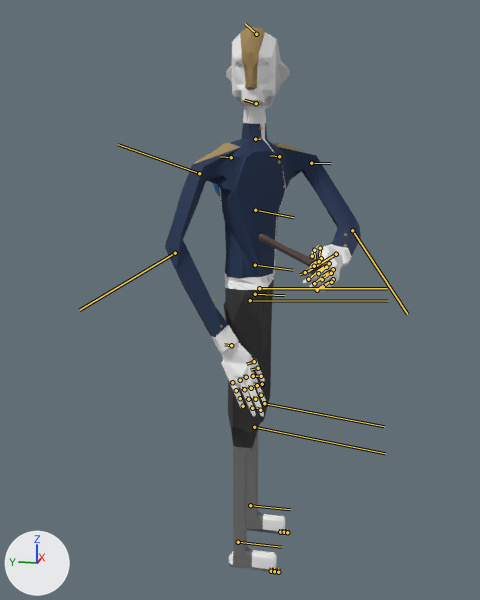
The FBX model Sync/Assets/Characters/Lento/lento attack loop right.FBX, before and after one commit.
Both versions are drawn from a camera (50 mm lens) standing at (-3.26, -0.57, 2.25) and looking at (-0.34, 0.01, 1.52). The lights are fixed; the arrows at lower left show +X, +Y and +Z. Both versions are drawn at frame 30 of the action 'Take 001'; the numbers are the values there. The bones that bend it are drawn over the model as lines.

The first picture shows 'lento'.
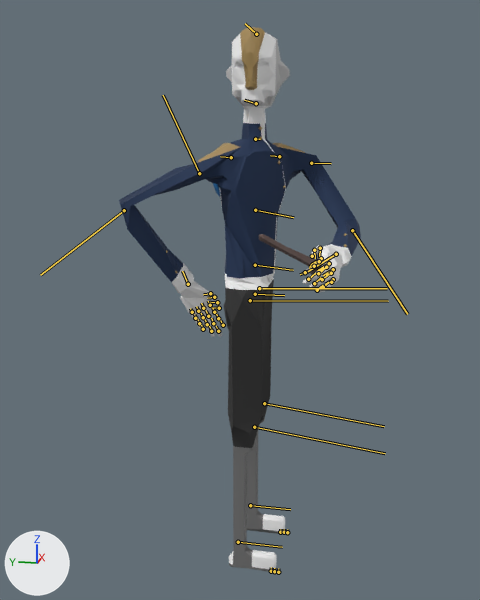
Pixel boxes [x1, y1, x2, y2] of what changed, in the pictures (480 x 600 px):
'lento', posed (23% wider)
    before: [165, 27, 361, 572]
    after: [119, 27, 361, 572]
bone 'Bip001 R UpperArm', root to tip
    before: (199, 173) to (118, 144)
    after: (199, 173) to (163, 95)
bone 'Bip001 R Forearm', root to tip
    before: (175, 253) to (79, 310)
    after: (124, 210) to (40, 275)

The change, as a diff of the scene's bpy script:
```diff
--- a/Sync/Assets/Characters/Lento/lento attack loop right.FBX.py
+++ b/Sync/Assets/Characters/Lento/lento attack loop right.FBX.py
@@ bone_bip001_r_upperarm @@
 bone_bip001_r_upperarm = bpy.data.objects['Bip001'].pose.bones['Bip001 R UpperArm']  # child of 'Bip001 R Clavicle'
-bone_bip001_r_upperarm.rotation_quaternion = (0.758, -0.527, -0.182, -0.339)  # degrees (-61, -39, -25)
+bone_bip001_r_upperarm.rotation_quaternion = (0.68, -0.73, -0.055, 0.031)  # degrees (-94, -2, 7)
@@ bone_bip001_r_forearm @@
 bone_bip001_r_forearm = bpy.data.objects['Bip001'].pose.bones['Bip001 R Forearm']  # child of 'Bip001 R UpperArm'
-bone_bip001_r_forearm.rotation_quaternion = (0.923, 0.0, 0.0, -0.385)  # degrees (0, 0, -45)
+bone_bip001_r_forearm.rotation_quaternion = (0.654, 0.0, 0.0, -0.757)  # degrees (0, 0, -98)
```
